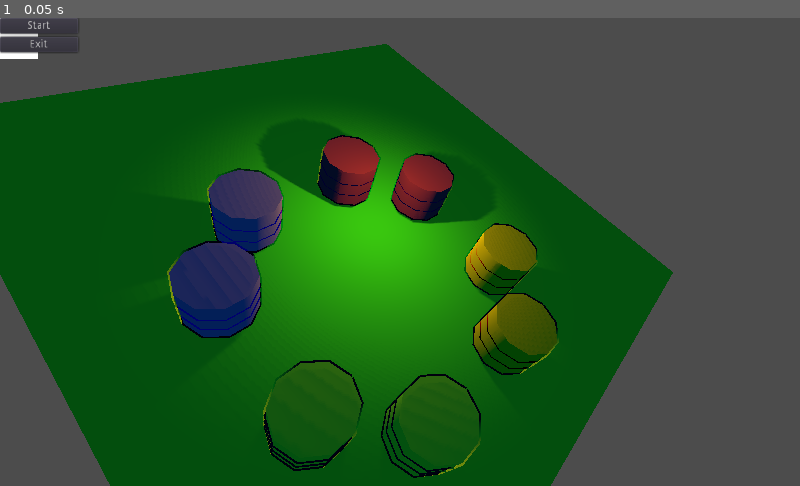
Above: before the commit, frame 1.
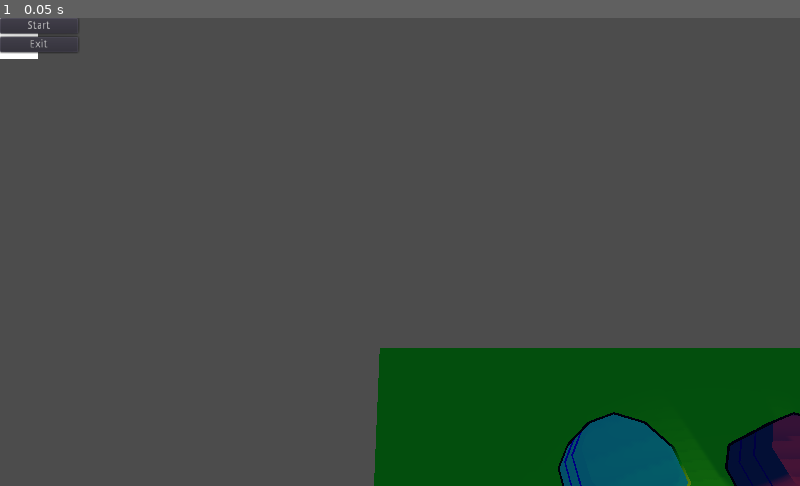
Above: after the commit, the same moment.

Repository: mikolasan/overload-godot
Game: Godot game, scene res://scenes/GameRoom.tscn
Same seed, same stepped clock (60 frames per second), same inputs: the game is played once before the commit and once after it.
Inputs:
- Up to frame 1 (0.05 s): no input

The runs differ from the first frame. In frame 1, 62% of the frame differs, in the area x 0-100%, y 5-100%.

Commit message:
Rotate camera with mouse

Diff:
--- a/scripts/Board.gd
+++ b/scripts/Board.gd
@@ -30,10 +30,10 @@
 	var matrix = []
 	for x in range(width):
 		matrix.append([])
-		for y in range(height):
+		for z in range(height):
 			var stack = Stack.new()
 			add_child(stack)
-			stack.translate(Vector3(x * chip_width, 0, y * chip_width))
+			stack.translate(Vector3(x * chip_width, 0, z * chip_width))
 			matrix[x].append(stack)
 	return matrix
 
@@ -45,7 +45,7 @@
 	colliders[id] = new_chip
 	new_chip.connect('clicked', self, 'on_chip_clicked')
 	new_chip.connect('moved', self, 'on_chip_moved')
-	connect('game_over', new_chip, 'on_game_over')
+	#connect('game_over', new_chip, 'on_game_over')
 	return new_chip
 
 func create_start_chips(field):
@@ -63,18 +63,18 @@
 
 func set_links(field):
 	for x in range(len(field)):
-		for y in range(len(field[x])):
-			var stack = field[x][y]
+		for z in range(len(field[x])):
+			var stack = field[x][z]
 			var x_size = field.size()
 			if x - 1 >= 0:
-				stack.left = field[x - 1][y]
+				stack.left = field[x - 1][z]
 			if x + 1 < x_size:
-				stack.right = field[x + 1][y]
-			var y_size = field[x].size()
-			if y - 1 >= 0:
-				stack.up = field[x][y - 1]
-			if y + 1 < y_size:
-				stack.down = field[x][y + 1]
+				stack.right = field[x + 1][z]
+			var z_size = field[x].size()
+			if z - 1 >= 0:
+				stack.up = field[x][z - 1]
+			if z + 1 < z_size:
+				stack.down = field[x][z + 1]
 
 func on_chip_clicked(player_id, x, y):
 	print(player_id, ' ', x, ' ', y)
@@ -110,6 +110,7 @@
 	field = create_field(side_size, side_size)
 	create_start_chips(field)
 	set_links(field)
+	on_start_game()
 
 func on_turn_finished():
 	print('on_turn_finished')
@@ -135,3 +136,8 @@
 				stack.explode()
 			else:
 				on_turn_finished()
+
+func calc_center_point():
+	var x_max = field.size() + chip_width / 2.0
+	var z_max = field[0].size() + chip_width / 2.0
+	return Vector3(x_max / 2.0, 0.0, z_max / 2.0)
--- a/scripts/Chip.gd
+++ b/scripts/Chip.gd
@@ -1,15 +1,14 @@
 extends Spatial
 
-signal clicked(player_id)
 signal moved(n_triggered, n_captured, captured_id)
 
 var material = preload("res://resources/Chip.material").duplicate()
 const chip_height = 0.5
 const player_color = [
-	Color.greenyellow,
-	Color.maroon,
-	Color.mediumpurple,
-	Color.gold
+	Color("04fdff"),
+	Color("febf56"),
+	Color("f93c8c"),
+	Color("fe9373")
 ]
 var player_id
 var stack
@@ -23,10 +22,6 @@
 
 func _ready():
 	collider_id = $Mesh/Body.get_instance_id()
-	$Mesh/Body.connect('input_event', self, 'on_input_event')
-
-func on_input_event(camera, event, click_position, click_normal, shape_idx):
-	print('input_event', event)
 
 func get_player_id():
 	return self.player_id
--- a/scripts/GameRoom.gd
+++ b/scripts/GameRoom.gd
@@ -1,11 +1,24 @@
 extends Spatial
 
+const CAMERA_DISTANSE = 10
 const RAY_LENGTH = 50
 var mouse_hover
+var mouse_position
+var center_point = Vector3(0.0, 0.0, 0.0)
+var camera_angle = 0
 
 func _ready():
-	$UI.connect('start_game', $Board, 'on_start_game')
+	#$UI.connect('start_game', $Board, 'on_start_game')
 	$Board.connect('game_over', self, 'on_game_over')
+	center_point = $Board.calc_center_point()
+	rotate_camera(camera_angle)
+	set_process_input(true)
+
+func rotate_camera(angle):
+	var position = $Camera.translation
+	position.x = sin(angle) * CAMERA_DISTANSE + center_point.x
+	position.z = cos(angle) * CAMERA_DISTANSE + center_point.z
+	$Camera.look_at_from_position(position, center_point, Vector3.UP)
 
 func on_game_over(winner_id):
 	print('game over! winner: ', winner_id)
@@ -24,11 +37,23 @@
 	return selection
 
 func _physics_process(delta):
+	pass
+
 	var selection = get_object_under_mouse()
 	if selection:
 		mouse_hover = selection.collider_id
 
-func _input(event):
+func _unhandled_input(event):
 	if event is InputEventMouseButton:
-		if event.pressed && self.mouse_hover:
-			$Board.select_chip(self.mouse_hover)
+		if event.button_index == BUTTON_LEFT:
+			if event.pressed && self.mouse_hover:
+				$Board.select_chip(self.mouse_hover)
+		elif event.button_index == BUTTON_RIGHT:
+			if event.pressed:
+				mouse_position = event.position
+			else:
+				mouse_position = null
+	elif event is InputEventMouseMotion:
+		if mouse_position != null:
+			camera_angle += deg2rad(event.relative.x)
+			rotate_camera(camera_angle)
--- a/scripts/UI.gd
+++ b/scripts/UI.gd
@@ -6,4 +6,5 @@
 	emit_signal('start_game')
 
 func _ready():
-	$Container/Start.connect('pressed', self, 'on_start_game')
+	pass
+	#$Container/Start.connect('pressed', self, 'on_start_game')
